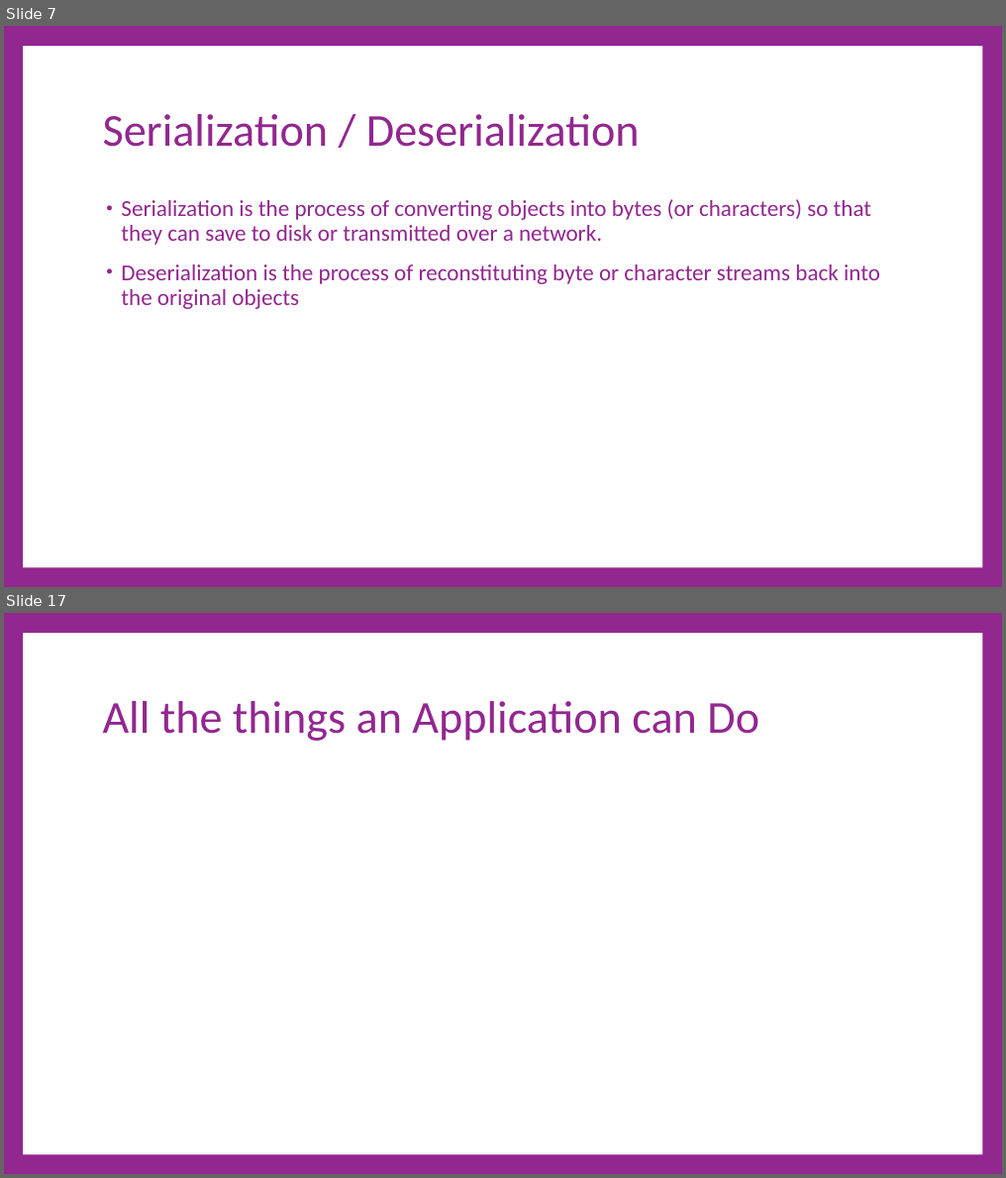
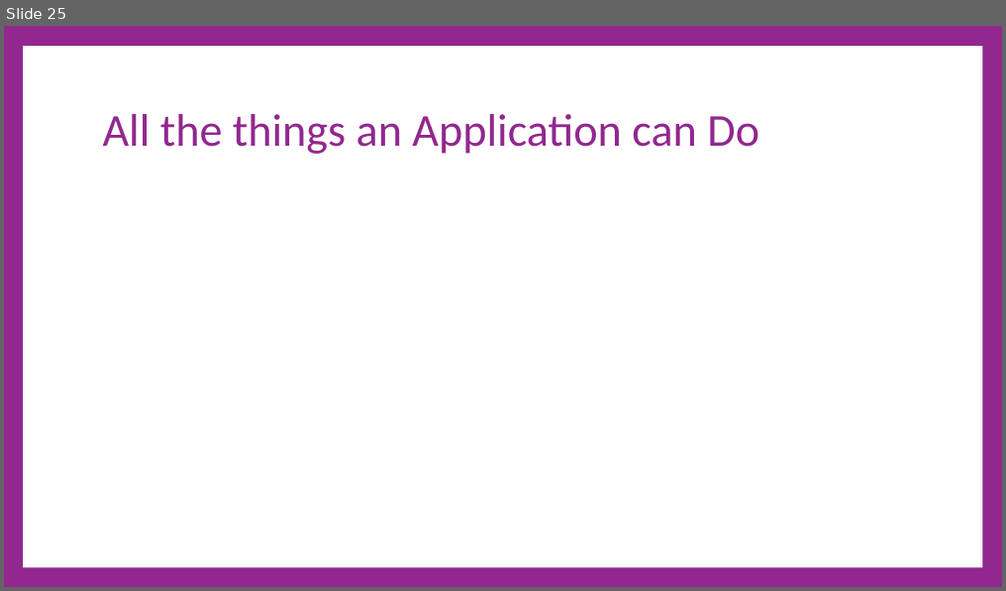
Before and after one commit to cdiggins/cs321, a slide deck: class-notes/cs321-winter-2023-lecture-17-architecture.pptx. Shown one above the other, each under a label of ours: slides 7 and 17 before the commit, slide 25 after it; the slides between them are not shown. The pictures are 1006x1178 and 1006x591 pixels, drawn with LibreOffice and Linux fonts; fonts in the diff are those of the drawing. Boxes give left, top, right and bottom in pixels: in the first picture for what was removed or moved away, otherwise in the second. Text is boxed around its words. In the diff, an @@ line names an element or a change of style, - is before the commit and + after.

```diff
--- a/class-notes/cs321-winter-2023-lecture-17-architecture.pptx
+++ b/class-notes/cs321-winter-2023-lecture-17-architecture.pptx
@@ slide 7 removed at [4,26,1002,587], background #92278F; not listed: 1 template element that a slide beside it also shows @@
@@ title removed at [103,114,640,147] @@
-Serialization / Deserialization
@@ text removed at [121,199,880,309] @@
-• Serialization is the process of converting objects into bytes (or characters) so that they can save to disk or transmitted over a network.
-• Deserialization is the process of reconstituting byte or character streams back into the original objects
@@ what was slide 17 is now slide 25 @@
```
Also in this commit, not shown: 7 slides changed, 19 slides added, 9 other slides removed, 1 other file.
